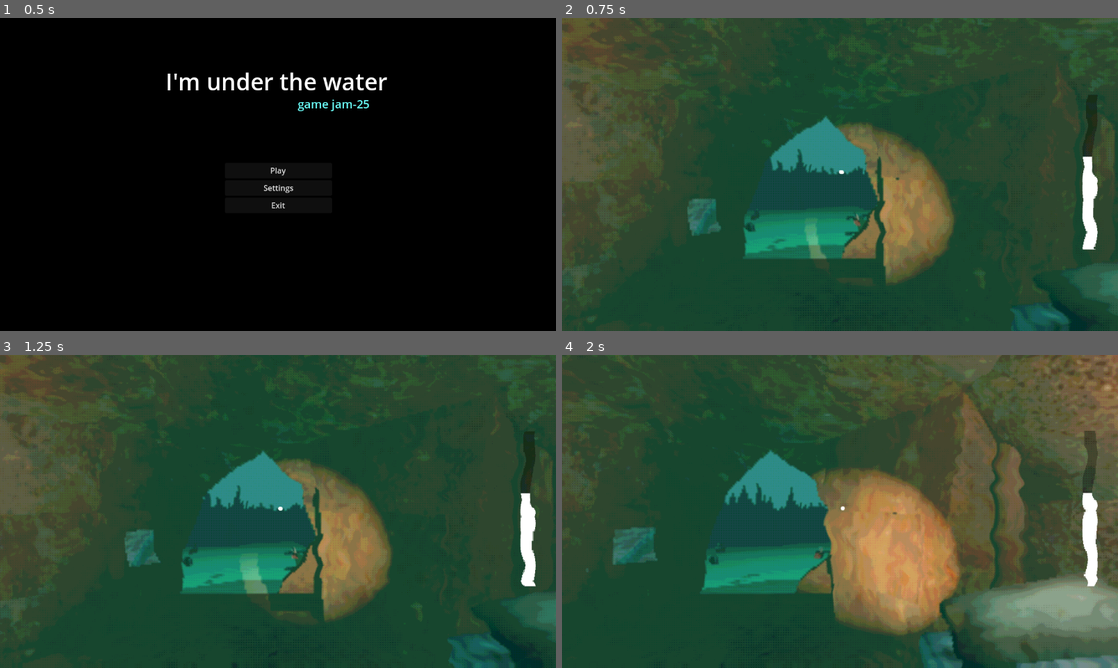
Above: before the commit, frames 1-4 (two rows, left to right).
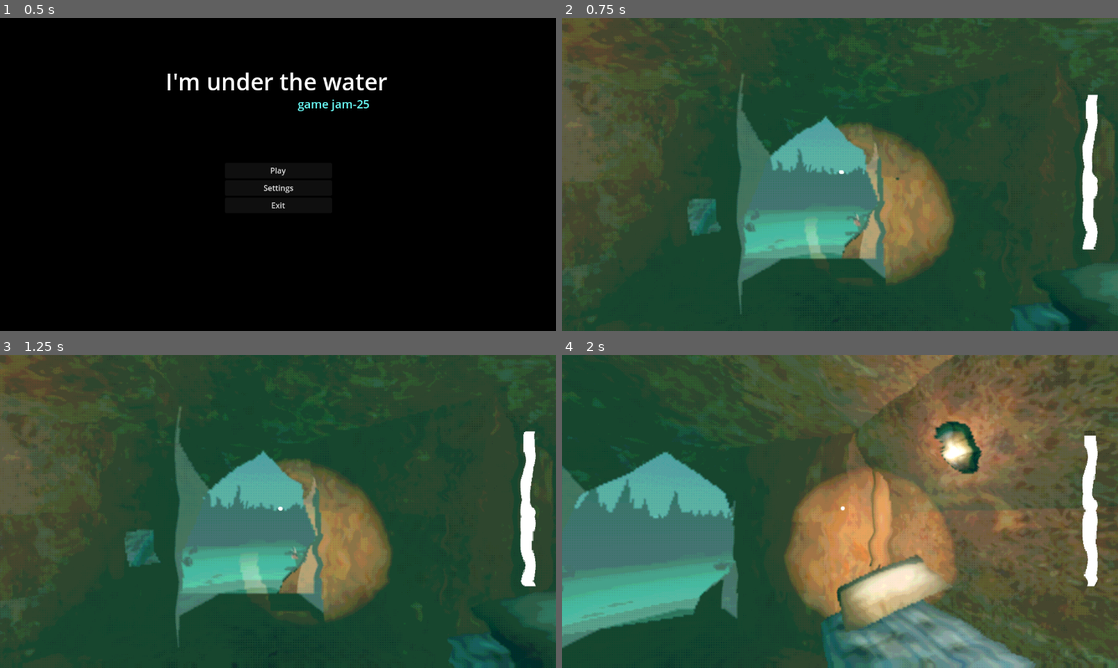
Above: after the commit, the same moments.

Repository: useronym/BubbleGameJam
Game: Godot game, scene res://scenes/mainMenu.tscn
The game is run twice, just before and just after one commit, with the same random seed, the same clock (stepped at 60 frames per second) and the same inputs.
Inputs (mouse positions are in pixels of both pictures, inside the frame that each line leads up to):
- Up to frame 1 (0.5 s): no input
- Up to frame 2 (0.75 s): click "Play" at 0.5 s
- Up to frame 3 (1.25 s): no input
- Up to frame 4 (2 s): tap Enter at 1.25 s; move the mouse to (962, 495) at 1.27 s; hold D (right) from 1.28 s (still down); tap E (interact) at 1.35 s; click (962, 495) at 1.42 s

Frame 1 is identical in both runs. In frame 2, 11% of the frame differs, in the area x 31-97%, y 18-94%; in frame 3, 11%; in frame 4, 56%, in the area x 0-100%, y 0-100%.
Error before the commit: Invalid access to property or key 'ending_started' on a base object of type 'null instance'. (res://scenes/player.gd:42)

Commit message:
Testing ending

Diff:
--- a/main.tscn
+++ b/main.tscn
@@ -27,6 +27,7 @@
 [ext_resource type="PackedScene" uid="uid://kfxjhbanolqj" path="res://scenes/notes/letter_4.tscn" id="25_w52qj"]
 [ext_resource type="PackedScene" uid="uid://b47ev41epxl48" path="res://scenes/notes/letter_2.tscn" id="26_qkuc0"]
 [ext_resource type="PackedScene" uid="uid://cucgxjsyvb6oc" path="res://scenes/notes/letter_3.tscn" id="27_6mhpn"]
+[ext_resource type="PackedScene" uid="uid://cgy38weex4et6" path="res://scenes/ending/ending_area.tscn" id="28_o5clf"]
 
 [sub_resource type="ShaderMaterial" id="ShaderMaterial_xegm8"]
 shader = ExtResource("1_k7buc")
@@ -165,6 +166,7 @@
 transform = Transform3D(1, 0, 0, 0, 1, 0, 0, 0, 1, 14.8313, 0.69827, -29.9746)
 
 [node name="ItemsManager" parent="." instance=ExtResource("13_2j1is")]
+unique_name_in_owner = true
 transform = Transform3D(1, 0, 0, 0, 1, 0, 0, 0, 1, 0, 0, -5.78072)
 
 [node name="ItemSuit" parent="ItemsManager" instance=ExtResource("15_3d437")]
@@ -248,4 +250,7 @@
 [node name="letter_3" parent="Notes" instance=ExtResource("27_6mhpn")]
 transform = Transform3D(1, 0, 0, 0, 1, 0, 0, 0, 1, -9.5328, 3.12548e-07, -50.5032)
 
+[node name="EndingArea" parent="." instance=ExtResource("28_o5clf")]
+transform = Transform3D(1, 0, 0, 0, 1, 0, 0, 0, 1, 0, 0, -2.47151)
+
 [connection signal="bubbles_breathed_in" from="BubbleManager" to="SubViewport/Node3D/Player" method="_on_bubble_manager_bubbles_breathed_in"]
--- a/scenes/ending/ending_area.gd
+++ b/scenes/ending/ending_area.gd
@@ -10,8 +10,8 @@
 
 # Called when the node enters the scene tree for the first time.
 func _ready():
+	_on_all_items_collected()
 	%ItemsManager.all_items_collected.connect(_on_all_items_collected)
-	area_3d.body_entered.connect(_on_area_3d_entered_by_player)
 
 
 # Called every frame. 'delta' is the elapsed time since the previous frame.
@@ -21,18 +21,16 @@
 func _physics_process(delta):
 	if is_ending_in_progress:
 		# LIFTING
-		lift.global_transform.origin.y += JESUS_PULL_SPEED * delta
+		lift.global_position.y += JESUS_PULL_SPEED * delta
 
 
 func _on_all_items_collected():
 	area_3d.monitoring = true
 
-func enable_lift():
+func _on_ending_trigger_area_body_entered(body):
+	ending_started.emit()
 	$LiftToJesus/CollisionShape3D.disabled = false
 
-# ENDING
-func _on_area_3d_entered_by_player():
-	ending_started.emit()
-	enable_lift()
 
 	is_ending_in_progress = true
+	pass # Replace with function body.
--- a/scenes/ending/ending_area.tscn
+++ b/scenes/ending/ending_area.tscn
@@ -2,35 +2,40 @@
 
 [ext_resource type="Script" path="res://scenes/ending/ending_area.gd" id="1_v2x1q"]
 [ext_resource type="Texture2D" uid="uid://d3rm68586t0p" path="res://environment/suit/helmet.png" id="2_3ndn5"]
-[ext_resource type="PackedScene" uid="uid://dungmv0wcxdow" path="res://scenes/vfx/beam_light.tscn" id="3_fh3ab"]
+[ext_resource type="PackedScene" path="res://scenes/vfx/beam_light.tscn" id="3_fh3ab"]
 
 [sub_resource type="CylinderShape3D" id="CylinderShape3D_yf3f4"]
 height = 1.0
 
 [sub_resource type="CylinderShape3D" id="CylinderShape3D_ijku3"]
 height = 0.5
+radius = 1.24
 
 [node name="EndingArea" type="Node3D"]
 script = ExtResource("1_v2x1q")
 
 [node name="EndingTriggerArea" type="Area3D" parent="."]
 transform = Transform3D(1, 0, 0, 0, 1, 0, 0, 0, 1, 0, 0.5, 0)
+collision_layer = 2
+collision_mask = 2
 monitoring = false
 
 [node name="CollisionShape3D" type="CollisionShape3D" parent="EndingTriggerArea"]
 shape = SubResource("CylinderShape3D_yf3f4")
 
-[node name="LiftToJesus" type="StaticBody3D" parent="."]
-transform = Transform3D(1, 0, 0, 0, 1, 0, 0, 0, 1, 0, -0.25, 0)
+[node name="LiftToJesus" type="AnimatableBody3D" parent="."]
+transform = Transform3D(1, 0, 0, 0, 1, 0, 0, 0, 1, 0, -0.369583, 0)
 
 [node name="CollisionShape3D" type="CollisionShape3D" parent="LiftToJesus"]
 shape = SubResource("CylinderShape3D_ijku3")
 disabled = true
 
-[node name="TestSprite" type="Sprite3D" parent="LiftToJesus"]
-transform = Transform3D(1, 0, 0, 0, 1, 0, 0, 0, 1, 0, 0.386059, 0)
+[node name="TestSprite" type="Sprite3D" parent="LiftToJesus/CollisionShape3D"]
+transform = Transform3D(1, 0, 0, 0, 1, 0, 0, 0, 1, 0, 1.93818, 0)
 visible = false
 texture = ExtResource("2_3ndn5")
 
 [node name="beamLight" parent="." instance=ExtResource("3_fh3ab")]
 transform = Transform3D(1, 0, 0, 0, 0.600999, 0, 0, 0, 1, 0, 0, 0)
+
+[connection signal="body_entered" from="EndingTriggerArea" to="." method="_on_ending_trigger_area_body_entered"]
--- a/scenes/player.gd
+++ b/scenes/player.gd
@@ -39,7 +39,7 @@
 
 func _ready():
 	$MeshInstance3D.hide()
-	%EndingArea.ending_started.connect(_on_ending_started)
+	#%EndingArea.ending_started.connect(_on_ending_started)
 
 	airDepletionTimer.start()
 	Input.mouse_mode = Input.MOUSE_MODE_CAPTURED
Not shown: 2 places in main.tscn that only renumber resources
